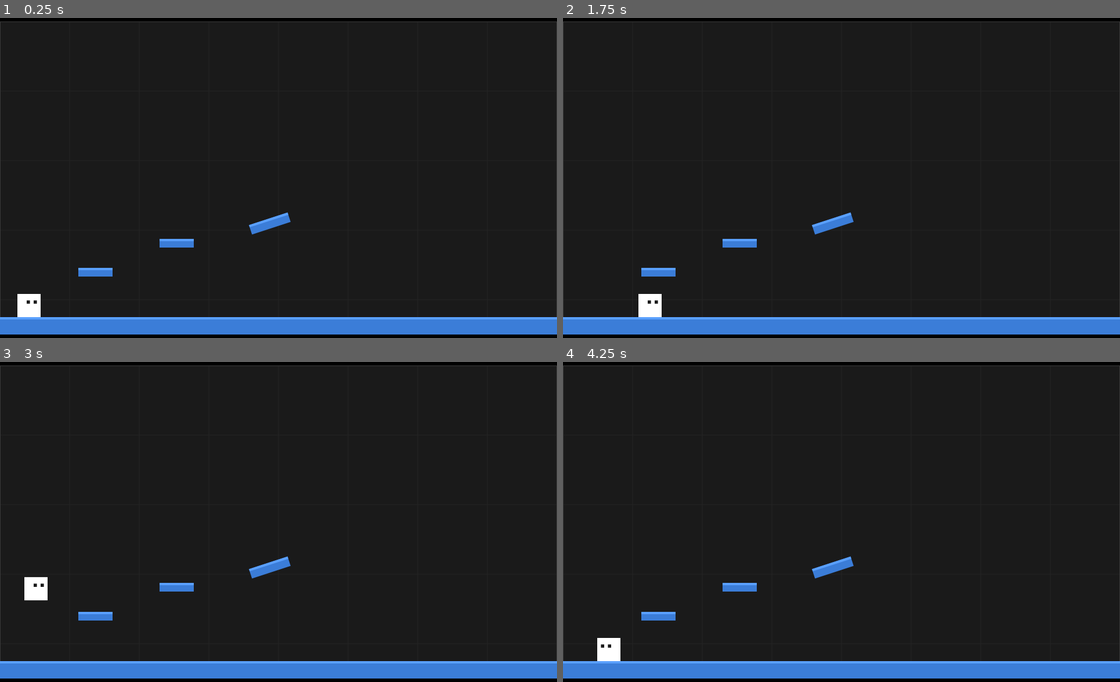
Above: before the commit, frames 1-4 (two rows, left to right).
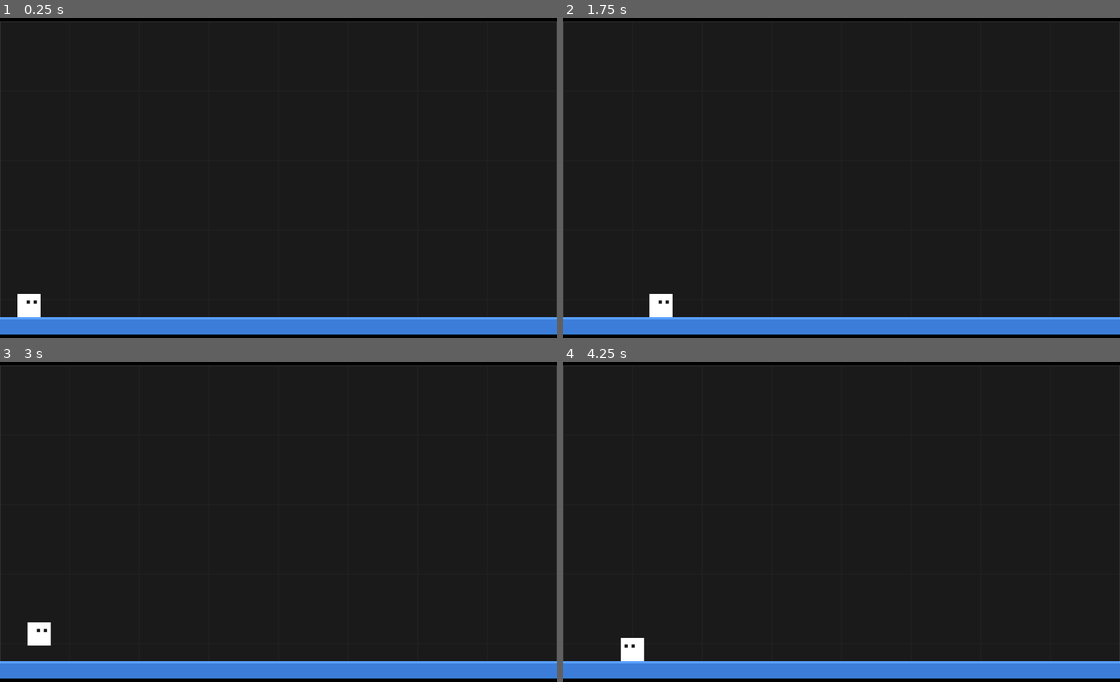
Above: after the commit, the same moments.

Repository: oleg-ryzhov/game-off-2026-shift
Game: browser game, page index.html
Two runs of this game, one before a commit and one after it. Both use one fixed random seed, a clock stepped at 60 frames per second and the inputs below.
Inputs:
- Up to frame 1 (0.25 s): no input
- Up to frame 2 (1.75 s): hold Right 1.03-1.53 s; hold Down from 1.58 s (still down)
- Up to frame 3 (3 s): release Down at 1.85 s; hold Left 1.9-2.47 s; hold Up 2.52-2.82 s; tap Space at 2.52 s; hold Right from 2.87 s (still down)
- Up to frame 4 (4.25 s): tap D at 3.52 s; release Right at 3.53 s; hold Up 3.58-3.82 s; hold Left from 3.87 s (still down)

The runs differ from the first frame. In frame 1, 0.6% of the frame differs, in the area x 14-53%, y 60-81%; in frame 2, 0.9%; in frame 3, 1.2%, in the area x 4-53%, y 60-89%; in frame 4, 1.2%.

Commit message:
Implement slope mechanics and player sliding movement
Added slope mechanics including static angle, steep angle, slide acceleration, eject speed, and max speed. Updated player movement to handle slopes and tilting.

Diff:
--- a/game.js
+++ b/game.js
@@ -16,17 +16,19 @@
 const JUMP_HEIGHT = 222;
 const JUMP_VELOCITY = Math.sqrt(2 * GRAVITY * JUMP_HEIGHT);
 
+const SLOPE_STATIC_ANGLE = 22;
+const SLOPE_STEEP_ANGLE  = 60;
+const SLOPE_SLIDE_ACCEL  = 2.0;
+const SLOPE_EJECT_SPEED  = 4;
+const SLOPE_MAX_SPEED    = 13;
+
 // ====== LEVEL ======
 const platforms = [];
 
 const level = [
     {
         blocks: [
-            { x: 0, y: WORLD_HEIGHT - 60, width: WORLD_WIDTH, height: 60, rotation: 0 },
-            { x: 0, y: 5340, width: 9600, height: 60, rotation: 0 },
-            { x: 270, y: 5170, width: 118, height: 30, rotation: 0 },
-            { x: 550, y: 5070, width: 118, height: 30, rotation: 0 },
-            { x: 860, y: 5000, width: 140, height: 34, rotation: -18 },
+            { x: 0, y: WORLD_HEIGHT - 60, width: WORLD_WIDTH, height: 60, rotation: 0 }
         ]
     }
 ];
@@ -61,6 +63,15 @@
 
         this.onGround = false;
         this.facing   = 1;
+
+        this.tilt        = 0;
+        this.targetTilt  = 0;
+
+        this.onSlope              = false;
+        this.slopeCoyote          = 0;
+        this.currentSlopeAngle    = 0;
+        this.currentSlopeNormalX  = 0;
+        this.currentSlopeNormalY  = -1;
     }
 
     update() {
@@ -68,24 +79,66 @@
         if (keys.a && !keys.d) dir = -1;
         else if (keys.d && !keys.a) dir = 1;
 
-        this.velX = dir * this.speed;
-        if (dir !== 0) this.facing = dir;
+        if (dir !== 0) {
+            this.velX = dir * this.speed;
+            this.facing = dir;
+        } else {
+            this.velX *= 0.85;
+            if (Math.abs(this.velX) < 0.3) this.velX = 0;
+        }
 
         if (keys.space && this.onGround) {
-            this.velY     = -JUMP_VELOCITY;
+            this.velY = -JUMP_VELOCITY;
             this.onGround = false;
+            this.onSlope  = false;
+            this.slopeCoyote = 0;
+            this.targetTilt = 0;
         }
 
         this.velY = Math.min(this.velY + GRAVITY, MAX_FALL_SPEED);
+
+        const slopeActive = this.onSlope || this.slopeCoyote > 0;
+
+        if (slopeActive && this.currentSlopeAngle > SLOPE_STATIC_ANGLE) {
+            const slideAng = (this.currentSlopeAngle - SLOPE_STATIC_ANGLE) * Math.PI / 180;
+            const slopeSign = this.currentSlopeNormalX > 0 ? 1 : -1;
+            const downX = -this.currentSlopeNormalY * slopeSign;
+            const accel = GRAVITY * Math.sin(slideAng) * SLOPE_SLIDE_ACCEL;
+            this.velX += downX * accel;
+        }
+
+        if (slopeActive) {
+            const nx = this.currentSlopeNormalX;
+            const ny = this.currentSlopeNormalY;
+            const vDotN = this.velX * nx + this.velY * ny;
+            this.velX -= vDotN * nx;
+            this.velY -= vDotN * ny;
+        }
+
+        const spd = Math.hypot(this.velX, this.velY);
+        if (spd > SLOPE_MAX_SPEED) {
+            this.velX *= SLOPE_MAX_SPEED / spd;
+            this.velY *= SLOPE_MAX_SPEED / spd;
+        }
 
         this.x += this.velX;
         this.collide(0);
 
         this.onGround = false;
+        this.onSlope  = false;
         this.y += this.velY;
         this.collide(1);
 
         this.resolveRotatedCollisions();
+
+        if (this.onSlope) {
+            this.slopeCoyote = 3;
+        } else if (this.slopeCoyote > 0) {
+            this.slopeCoyote--;
+        }
+
+        const tiltFactor = this.onSlope ? 0.18 : 0.15;
+        this.tilt += (this.targetTilt - this.tilt) * tiltFactor;
 
         this.x = clamp(this.x, 0, WORLD_WIDTH  - this.width);
         this.y = clamp(this.y, 0, WORLD_HEIGHT - this.height);
@@ -113,6 +166,8 @@
     }
 
     resolveRotatedCollisions() {
+        this.targetTilt = 0;
+
         for (const p of platforms) {
             if (!p.rotation) continue;
             const hit = satCollide(this, p);
@@ -121,26 +176,56 @@
             this.x += hit.axis.x * hit.depth;
             this.y += hit.axis.y * hit.depth;
 
-            if (Math.abs(hit.axis.x) > Math.abs(hit.axis.y)) {
+            const nx = hit.axis.x;
+            const ny = hit.axis.y;
+
+            if (ny < -0.2) {
+                const angleDeg = Math.acos(Math.min(1, -ny)) * 180 / Math.PI;
+
+                if (angleDeg < SLOPE_STEEP_ANGLE) {
+                    this.onGround = true;
+                    this.onSlope  = true;
+                    this.currentSlopeAngle   = angleDeg;
+                    this.currentSlopeNormalX = nx;
+                    this.currentSlopeNormalY = ny;
+
+                    if (this.velY > 0) this.velY = 0;
+
+                    const slopeSign = nx > 0 ? 1 : -1;
+                    this.targetTilt = slopeSign * angleDeg;
+                } else {
+                    const slideDir = nx > 0 ? 1 : -1;
+                    this.velX += slideDir * SLOPE_EJECT_SPEED;
+                }
+            } else if (ny > 0.2) {
+                if (this.velY < 0) this.velY = 0;
+            } else {
                 this.velX = 0;
-            } else {
-                if (hit.axis.y < 0 && this.velY > 0) this.onGround = true;
-                this.velY = 0;
             }
         }
     }
 
     draw(ctx) {
+        const cx = this.x + this.width / 2;
+        const feetY = this.y + this.height;
+
+        ctx.save();
+        ctx.translate(cx, feetY);
+        ctx.rotate(this.tilt * Math.PI / 180);
+        ctx.translate(-cx, -feetY);
+
         ctx.fillStyle = "#ffffff";
         ctx.fillRect(this.x, this.y, this.width, this.height);
 
         const eyeSize = this.width * 0.14;
         const eyeY    = this.y + this.height * 0.28;
-        const cx      = this.x + this.width / 2 + this.facing * this.width * 0.12;
+        const exc     = this.x + this.width / 2 + this.facing * this.width * 0.12;
 
         ctx.fillStyle = "#1a1a1a";
-        ctx.fillRect(cx - this.width * 0.22, eyeY, eyeSize, eyeSize);
-        ctx.fillRect(cx + this.width * 0.22 - eyeSize, eyeY, eyeSize, eyeSize);
+        ctx.fillRect(exc - this.width * 0.22, eyeY, eyeSize, eyeSize);
+        ctx.fillRect(exc + this.width * 0.22 - eyeSize, eyeY, eyeSize, eyeSize);
+
+        ctx.restore();
     }
 }
 
